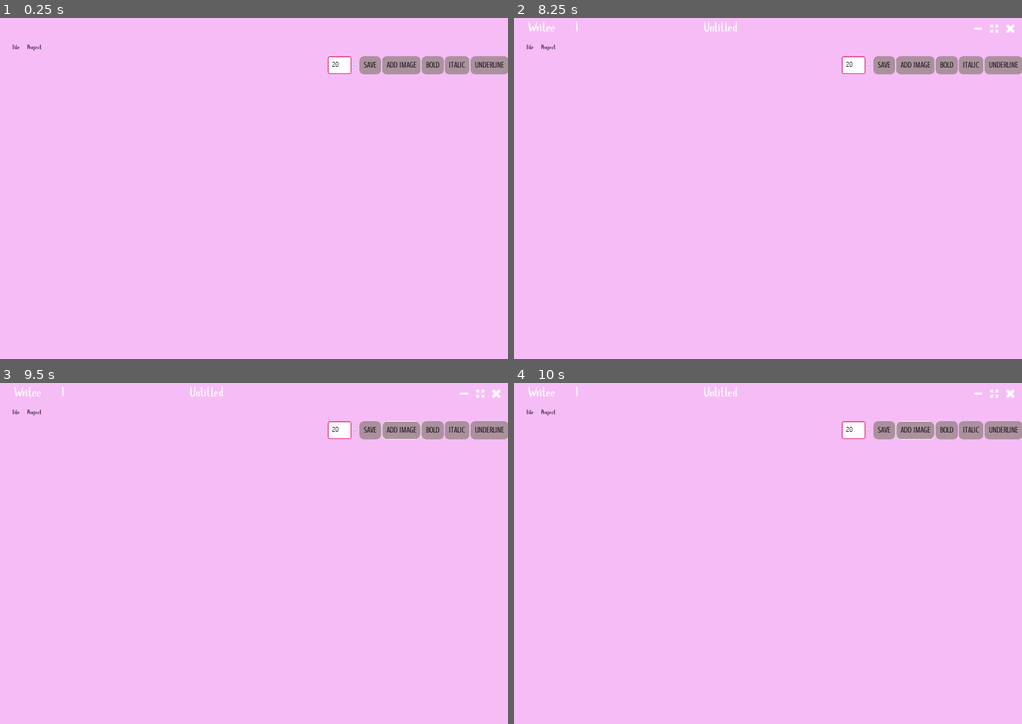
Above: before the commit, frames 1-4 (two rows, left to right).
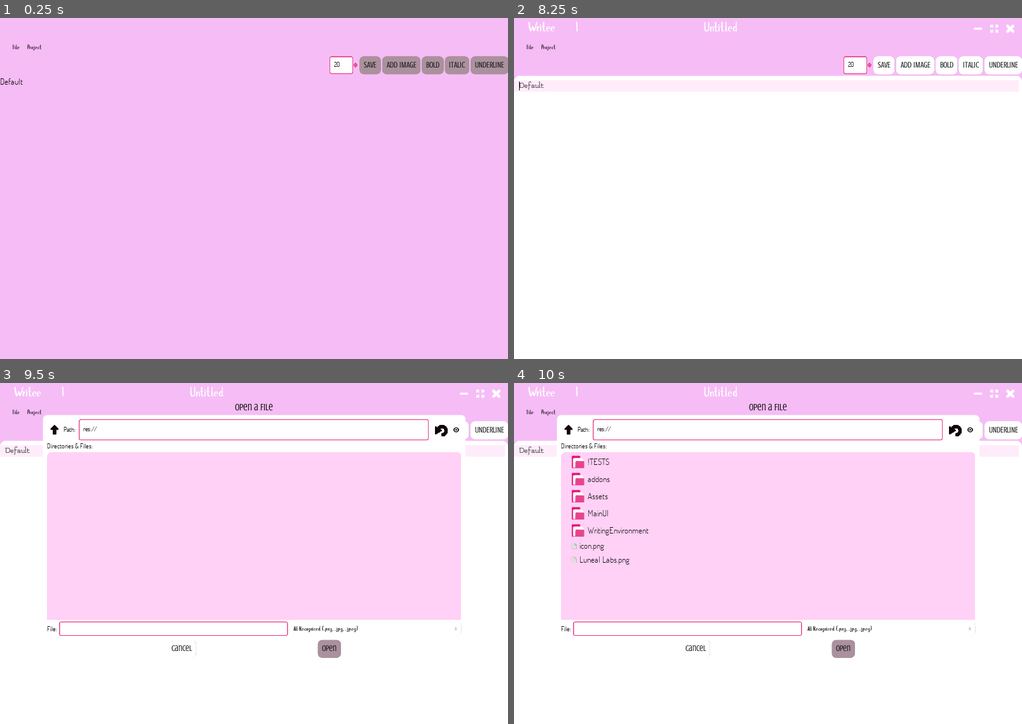
Above: after the commit, the same moments.

Repository: Lulullia/Writee
Game: Godot game, scene res://Main.tscn
The game is run twice, just before and just after one commit, with the same random seed, the same clock (stepped at 60 frames per second) and the same inputs.
Inputs (mouse positions are in pixels of both pictures, inside the frame that each line leads up to):
- Up to frame 1 (0.25 s): no input
- Up to frame 2 (8.25 s): click (976, 28) at 0.5 s; click "File" at 1.25 s; click "Project" at 2 s; click (976, 28) at 2.75 s; click "File" at 3.5 s; click "Project" at 4.25 s; click (976, 28) at 5 s; click "File" at 5.75 s; click "Project" at 6.5 s; tap Enter at 7.25 s; drag from (768, 28) to (818, 113) at 7.27 s; tap Space at 8 s; drag from (666, 205) to (742, 256) at 8.02 s
- Up to frame 3 (9.5 s): click (401, 430) at 8.75 s, where only the run after the commit has a clickable "ADD IMAGE"
- Up to frame 4 (10 s): click (569, 430) at 9.52 s

The runs differ from the first frame. In frame 1, 0.1% of the frame differs, in the area x 0-71%, y 11-20%; in frame 2, 85%, in the area x 0-100%, y 11-100%; in frame 3, 50%; in frame 4, 50%.

Commit message:
First DragnDrop Tree Code

Diff:
--- a/!TESTS/Tree_DropData.gd
+++ b/!TESTS/Tree_DropData.gd
@@ -1,24 +1,82 @@
-extends TreeItem
+extends Tree
+
+signal treeitem_dropped
 
 var dosis_tree = "res://Assets/themes/Dosis_Tree.tres"
 
 func get_drag_data(pos):
 
+	var item = get_selected()
+
 	# Use a label as drag preview
 	var prev = Label.new()
-	prev.font = load(dosis_tree)
-	prev.text = get_text(0)
+	var dostheme = Theme.new()
+	dostheme.default_font = load(dosis_tree)
+	prev.set_theme(dostheme)
+	prev.text = "     " + item.get_text(0)
 
 	set_drag_preview(prev)
 
 	# Return item as drag data
-	return self
+	return item
 
 
 func can_drop_data(pos, data):
-	return typeof(data) == TYPE_COLOR
+
+	set_drop_mode_flags(DROP_MODE_INBETWEEN)
+
+	return typeof(data) == TYPE_OBJECT
 
 
 func drop_data(pos, data):
-#	color=data
-	pass
+
+	var shift = int(get_drop_section_at_position(pos))
+
+	if shift == 1 || shift == -1:
+
+		var new_item
+		var item = {"name":str(data.get_text(0)), "mode":data.get_cell_mode(0), "meta":data.get_metadata(0)}
+		var target_item = get_item_at_position(pos)
+
+		print("--Item Meta--")
+		print(item)
+
+		data.get_parent().remove_child(data)
+
+		if shift == 1:
+			new_item = create_item(target_item.get_parent())
+
+		elif shift == -1:
+			new_item = create_item(target_item.get_parent())
+
+		new_item.set_cell_mode(0, item["mode"])
+		new_item.set_text(0, item["name"])
+		new_item.set_metadata(0, item["meta"])
+
+		print("--New_Item Meta--")
+		print("-Text")
+		print(new_item.get_text(0))
+		print("-Metadata")
+		print(new_item.get_metadata(0))
+		print("-Cellmode")
+		print(new_item.get_cell_mode(0))
+
+		#Updating ref
+		emit_signal("treeitem_dropped", new_item)
+
+	set_drop_mode_flags(DROP_MODE_DISABLED)
+
+
+#func drop_data(position, item):
+#    var to_item = get_item_at_position(position)
+#    var shift = get_drop_section_at_position(position)
+#    # shift == 0 if dropping on item, -1, +1 if in between
+#
+#    emit_signal('moved', item, to_item, shift)
+
+#From there you should update your tree according to requested moved
+#signal from data which must determine the order of items (for this I
+#just clear all items and repopulate them). Note that the extended Tree
+#class should likely operate in tool mode if writing plugins for this
+#to work. You could embed your data in TreeItems with set_metadata per
+#column or set_meta per item for dragging and other purposes.
--- a/!TESTS/WritingSpace.gd
+++ b/!TESTS/WritingSpace.gd
@@ -93,9 +93,6 @@
 	set_current_tab(tab_index)
 	new_tab = tabbed_space.get_current_tab_control()
 
-	#Attaching Drag-n-Drop Script to new_item
-	new_item.set_script(load(tree_item_script))
-
 	#Checking ID
 	match id:
 		0: #Simple
@@ -119,8 +116,8 @@
 
 	is_tab_referenced = true
 
+	print("Adding Item")
 	print(scenes_ref)
-	print(scenes)
 
 #Confirm Name
 func _on_Confirm_pressed():
@@ -184,3 +181,9 @@
 			pass
 		4: #Delete
 			pass
+
+#Updating Ref when dropping
+func _on_Tree_treeitem_dropped(item):
+	scenes_ref[item.get_metadata(0)] = item
+	print("Updating Ref")
+	print(scenes_ref)
--- a/!TESTS/WritingSpace.tscn
+++ b/!TESTS/WritingSpace.tscn
@@ -1,11 +1,12 @@
-[gd_scene load_steps=11 format=2]
+[gd_scene load_steps=12 format=2]
 
 [ext_resource path="res://Assets/themes/Pink_Theme.tres" type="Theme" id=1]
 [ext_resource path="res://!TESTS/WritingSpace.gd" type="Script" id=2]
 [ext_resource path="res://MainUI/ToolBar.tscn" type="PackedScene" id=3]
 [ext_resource path="res://MainUI/MainUI.tscn" type="PackedScene" id=4]
-[ext_resource path="res://Assets/png/collapse.png" type="Texture" id=5]
-[ext_resource path="res://Assets/png/plus.png" type="Texture" id=6]
+[ext_resource path="res://!TESTS/Tree_DropData.gd" type="Script" id=5]
+[ext_resource path="res://Assets/png/collapse.png" type="Texture" id=6]
+[ext_resource path="res://Assets/png/plus.png" type="Texture" id=7]
 
 [sub_resource type="StyleBoxFlat" id=1]
 content_margin_left = 7.0
@@ -105,6 +106,7 @@
 allow_reselect = true
 allow_rmb_select = true
 hide_root = true
+script = ExtResource( 5 )
 
 [node name="Popup" type="PopupMenu" parent="Container/Space/TreeView/Tree"]
 margin_right = 20.0
@@ -190,6 +192,7 @@
 [connection signal="dragged" from="Container/Space" to="." method="_on_Space_dragged"]
 [connection signal="cell_selected" from="Container/Space/TreeView/Tree" to="." method="_on_Tree_cell_selected"]
 [connection signal="item_rmb_selected" from="Container/Space/TreeView/Tree" to="." method="_on_Tree_item_rmb_selected"]
+[connection signal="treeitem_dropped" from="Container/Space/TreeView/Tree" to="." method="_on_Tree_treeitem_dropped"]
 [connection signal="id_pressed" from="Container/Space/TreeView/Tree/Popup" to="." method="_on_Popup_id_pressed"]
 [connection signal="toggled" from="Container/Space/TreeView/Collapse" to="." method="_on_Collapse_toggled"]
 [connection signal="tab_changed" from="Container/Space/TabMargin/TabContainer" to="." method="_on_TabContainer_tab_changed"]
--- a/GLOBAL.gd
+++ b/GLOBAL.gd
@@ -17,13 +17,14 @@
 #Init
 func _ready():
 
-	var system = File.new()
-	system.open("D:/Nora/Documents/system.wrt", 1)
-#	previous_filename = parse_json(system.get_line())
-#	previous_filepath = parse_json(system.get_line())
-	system.close()
-	print(previous_filename)
-	print(previous_filepath)
+	Input.set_custom_mouse_cursor(load("res://Assets/png/cursor_pointerFlat.png"), Input.CURSOR_DRAG)
+	Input.set_custom_mouse_cursor(load("res://Assets/png/cursor_pointerFlat.png"), Input.CURSOR_CAN_DROP)
+
+#	var system = File.new()
+#	system.open("D:/Nora/Documents/system.wrt", 1)
+##	previous_filename = parse_json(system.get_line())
+##	previous_filepath = parse_json(system.get_line())
+#	system.close()
 
 #Input
 #func _input(event):
--- a/WritingEnvironment/Write_Environment.tscn
+++ b/WritingEnvironment/Write_Environment.tscn
@@ -1,27 +1,28 @@
-[gd_scene load_steps=13 format=2]
+[gd_scene load_steps=14 format=2]
 
 [ext_resource path="res://Assets/themes/Pink_Theme.tres" type="Theme" id=1]
 [ext_resource path="res://WritingEnvironment/Write_Environment.gd" type="Script" id=2]
-[ext_resource path="res://Assets/fonts/Crushed-Regular.ttf" type="DynamicFontData" id=3]
-[ext_resource path="res://Assets/fonts/Slopes.ttf" type="DynamicFontData" id=4]
-[ext_resource path="res://Assets/fonts/Dosis-ExtraLight.ttf" type="DynamicFontData" id=5]
-[ext_resource path="res://Assets/fonts/Dosis-Regular.ttf" type="DynamicFontData" id=6]
-[ext_resource path="res://Assets/fonts/Dosis-Light.ttf" type="DynamicFontData" id=7]
+[ext_resource path="res://Assets/png/scrollVertical.png" type="Texture" id=3]
+[ext_resource path="res://Assets/fonts/Crushed-Regular.ttf" type="DynamicFontData" id=4]
+[ext_resource path="res://Assets/fonts/Slopes.ttf" type="DynamicFontData" id=5]
+[ext_resource path="res://Assets/fonts/Dosis-ExtraLight.ttf" type="DynamicFontData" id=6]
+[ext_resource path="res://Assets/fonts/Dosis-Regular.ttf" type="DynamicFontData" id=7]
+[ext_resource path="res://Assets/fonts/Dosis-Light.ttf" type="DynamicFontData" id=8]
 
 [sub_resource type="DynamicFont" id=1]
-font_data = ExtResource( 3 )
+font_data = ExtResource( 4 )
 
 [sub_resource type="DynamicFont" id=2]
-font_data = ExtResource( 4 )
+font_data = ExtResource( 5 )
 
 [sub_resource type="DynamicFont" id=3]
-font_data = ExtResource( 5 )
+font_data = ExtResource( 6 )
 
 [sub_resource type="DynamicFont" id=4]
-font_data = ExtResource( 6 )
+font_data = ExtResource( 7 )
 
 [sub_resource type="DynamicFont" id=5]
-font_data = ExtResource( 7 )
+font_data = ExtResource( 8 )
 
 [node name="Write_Environment" type="Control"]
 anchor_right = 1.0
@@ -42,6 +43,7 @@
 margin_left = 783.0
 margin_right = 855.0
 margin_bottom = 41.0
+custom_icons/updown = ExtResource( 3 )
 min_value = 1.0
 max_value = 200.0
 value = 20.0
@@ -99,6 +101,9 @@
 margin_right = -30.0
 margin_bottom = -70.0
 focus_mode = 1
+mouse_filter = 1
+size_flags_horizontal = 3
+size_flags_vertical = 3
 highlight_current_line = true
 override_selected_font_color = true
 smooth_scrolling = true
@@ -109,7 +114,10 @@
 [node name="RichText" type="RichTextLabel" parent="Env"]
 margin_top = 45.0
 margin_right = 1216.0
-margin_bottom = 45.0
+margin_bottom = 816.0
+mouse_filter = 1
+size_flags_horizontal = 3
+size_flags_vertical = 3
 custom_fonts/mono_font = SubResource( 1 )
 custom_fonts/bold_italics_font = SubResource( 2 )
 custom_fonts/italics_font = SubResource( 3 )
@@ -130,6 +138,7 @@
 margin_top = -331.0
 margin_right = 506.0
 margin_bottom = 259.0
+mouse_filter = 1
 window_title = "Open a File"
 mode = 0
 [connection signal="value_changed" from="Env/Buttons/size" to="." method="_on_size_value_changed"]
Not shown: 2 places in !TESTS/WritingSpace.tscn that only renumber resources
